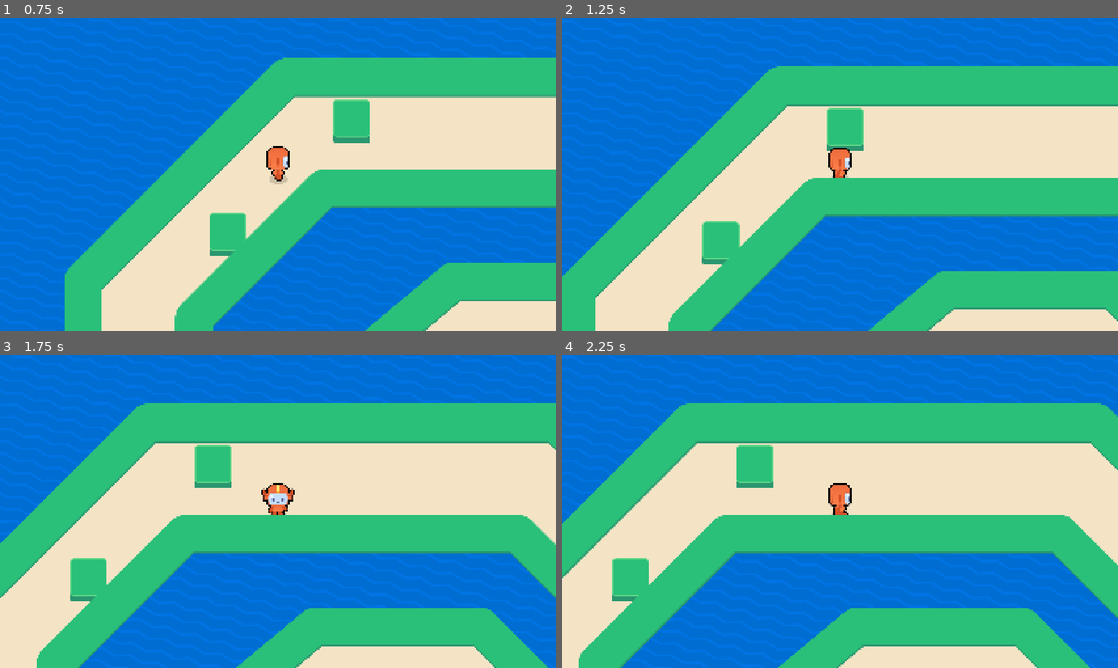
Above: before the commit, frames 1-4 (two rows, left to right).
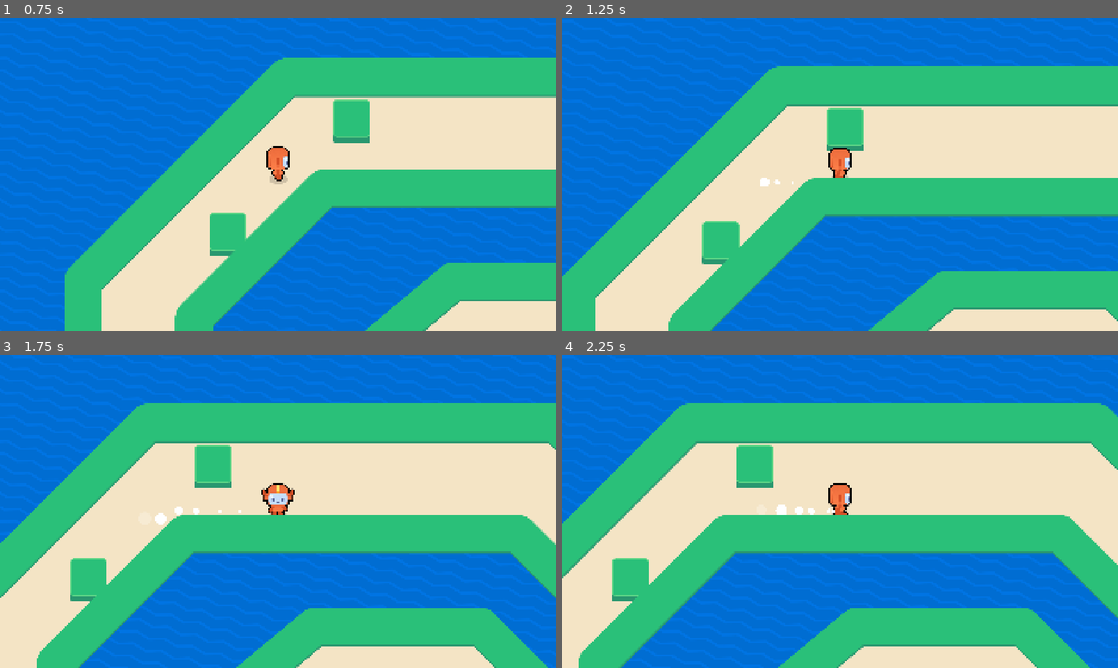
Above: after the commit, the same moments.

Repository: ChefHenry/M9-top-down-movement
Game: Godot game, scene res://lessons/game.tscn
Two runs of this game, one before a commit and one after it. Both use one fixed random seed, a clock stepped at 60 frames per second and the inputs below. The project has no main scene, so this scene is started directly.
Inputs (mouse positions are in pixels of both pictures, inside the frame that each line leads up to):
- Up to frame 1 (0.75 s): tap Enter at 0.5 s; move the mouse to (400, 158) at 0.52 s; hold Right (move_right) from 0.53 s (still down); tap Z at 0.6 s; click (400, 158) at 0.67 s
- Up to frame 2 (1.25 s): keep holding Right (move_right); tap Space at 0.77 s
- Up to frame 3 (1.75 s): move the mouse to (166, 527) at 1.27 s; release Right (move_right) at 1.28 s; hold Down (move_down) from 1.28 s (still down); tap Z at 1.35 s; tap Space at 1.52 s
- Up to frame 4 (2.25 s): move the mouse to (895, 442) at 2.02 s; release Down (move_down) at 2.03 s; hold Right (move_right) from 2.03 s (still down); tap Z at 2.1 s

Frame 1 is identical in both runs. In frame 2, less than 0.1% of the frame differs, in the area x 35-42%, y 51-54%; in frame 3, 0.1%; in frame 4, 0.1%, in the area x 38-50%, y 47-52%.

Commit message:
M9 Lesson 7 complete

Diff:
--- /dev/null
+++ b/lessons/test_particles.tscn
@@ -0,0 +1,45 @@
+[gd_scene load_steps=8 format=3 uid="uid://cse67svnxufpc"]
+
+[ext_resource type="Texture2D" uid="uid://tgs14f485wph" path="res://assets/kenney-particles/smoke_04.png" id="1_tijor"]
+
+[sub_resource type="CanvasItemMaterial" id="CanvasItemMaterial_tijor"]
+blend_mode = 1
+
+[sub_resource type="Gradient" id="Gradient_jvfiu"]
+offsets = PackedFloat32Array(0, 0.5970425)
+colors = PackedColorArray(0.5449219, 0.3441612, 0, 1, 0.52734375, 0, 0, 1)
+
+[sub_resource type="GradientTexture1D" id="GradientTexture1D_7shq5"]
+gradient = SubResource("Gradient_jvfiu")
+
+[sub_resource type="Curve" id="Curve_jvfiu"]
+_data = [Vector2(0.0067226887, 0.61460996), 0.0, 1.8950984, 0, 0, Vector2(0.99999, 0.007943273), -3.3921554, -3.3921554, 0, 0, Vector2(1, 0), -4.2388043, 0.0, 0, 0]
+point_count = 3
+
+[sub_resource type="CurveTexture" id="CurveTexture_7shq5"]
+curve = SubResource("Curve_jvfiu")
+
+[sub_resource type="ParticleProcessMaterial" id="ParticleProcessMaterial_pfdc8"]
+particle_flag_disable_z = true
+emission_shape = 1
+emission_sphere_radius = 10.0
+angle_min = -179.99998
+angle_max = 180.00002
+direction = Vector3(0, -1, 0)
+spread = 0.0
+initial_velocity_min = 50.0
+initial_velocity_max = 70.0
+gravity = Vector3(0, 0, 0)
+scale_min = 0.19999999
+scale_max = 0.19999999
+scale_curve = SubResource("CurveTexture_7shq5")
+color_ramp = SubResource("GradientTexture1D_7shq5")
+
+[node name="TestParticles" type="Node2D"]
+
+[node name="GPUParticles2D" type="GPUParticles2D" parent="."]
+material = SubResource("CanvasItemMaterial_tijor")
+amount = 30
+texture = ExtResource("1_tijor")
+lifetime = 3.0
+process_material = SubResource("ParticleProcessMaterial_pfdc8")
--- a/runner.gd
+++ b/runner.gd
@@ -8,6 +8,7 @@
 @export var deceleration := 1080.0
 
 @onready var _runner_visual: RunnerVisual = %RunnerVisualRed
+@onready var _dust: GPUParticles2D = %Dust
 
 func _physics_process(delta: float) -> void:
 	var direction := Input.get_vector("move_left", "move_right", "move_up", "move_down")
@@ -22,11 +23,14 @@
 
 	if direction.length() > 0.0:
 		_runner_visual.angle = rotate_toward(_runner_visual.angle, direction.orthogonal().angle(), 8.0 * delta)
+
 		var current_speed_percent := velocity.length() / max_speed
 		_runner_visual.animation_name = (
 			RunnerVisual.Animations.WALK
 			if current_speed_percent < 0.8
 			else RunnerVisual.Animations.RUN
 		)
+		_dust.emitting = true
 	else:
 		_runner_visual.animation_name = RunnerVisual.Animations.IDLE
+		_dust.emitting = false
--- a/runner.tscn
+++ b/runner.tscn
@@ -1,9 +1,10 @@
-[gd_scene load_steps=8 format=3 uid="uid://bw7oebjpdt5r8"]
+[gd_scene load_steps=14 format=3 uid="uid://bw7oebjpdt5r8"]
 
 [ext_resource type="Script" uid="uid://dvroxk1oq42wn" path="res://runner.gd" id="1_f7b3c"]
 [ext_resource type="PackedScene" uid="uid://bm8s1oaoxngwq" path="res://assets/runner/runner_visual_red.tscn" id="2_f7b3c"]
 [ext_resource type="Texture2D" uid="uid://dbcmxo51msi8m" path="res://assets/runner/shadow.png" id="3_5pwe8"]
 [ext_resource type="Shader" uid="uid://bwhexggpo0snf" path="res://assets/character_contour.gdshader" id="4_hfbw2"]
+[ext_resource type="Texture2D" uid="uid://bkq3gfbp5fwqx" path="res://assets/circle_64x64.png" id="5_44hxy"]
 
 [sub_resource type="CircleShape2D" id="CircleShape2D_f7b3c"]
 radius = 32.140316
@@ -16,6 +17,28 @@
 
 [sub_resource type="ViewportTexture" id="ViewportTexture_vk5uk"]
 viewport_path = NodePath("SubViewport")
+
+[sub_resource type="Curve" id="Curve_vk5uk"]
+_data = [Vector2(0.8352941, 1), 0.0, 0.0, 0, 0, Vector2(1, 0), 0.0, 0.0, 0, 0]
+point_count = 2
+
+[sub_resource type="CurveTexture" id="CurveTexture_6v1ry"]
+curve = SubResource("Curve_vk5uk")
+
+[sub_resource type="Curve" id="Curve_iwbjd"]
+_data = [Vector2(0, 0), 0.0, 0.0, 0, 0, Vector2(1, 1), 0.0, 0.0, 0, 0]
+point_count = 2
+
+[sub_resource type="CurveTexture" id="CurveTexture_paush"]
+curve = SubResource("Curve_iwbjd")
+
+[sub_resource type="ParticleProcessMaterial" id="ParticleProcessMaterial_vhleq"]
+particle_flag_disable_z = true
+gravity = Vector3(0, -10, 0)
+scale_min = 0.5
+scale_max = 0.7
+scale_curve = SubResource("CurveTexture_paush")
+alpha_curve = SubResource("CurveTexture_6v1ry")
 
 [node name="Runner" type="CharacterBody2D"]
 motion_mode = 1
@@ -46,3 +69,9 @@
 material = SubResource("ShaderMaterial_44hxy")
 position = Vector2(0, -30)
 texture = SubResource("ViewportTexture_vk5uk")
+
+[node name="Dust" type="GPUParticles2D" parent="."]
+unique_name_in_owner = true
+emitting = false
+texture = ExtResource("5_44hxy")
+process_material = SubResource("ParticleProcessMaterial_vhleq")
